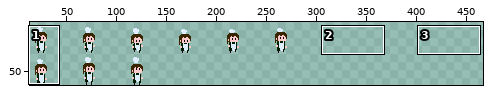
A pixel-art file gets an edit: HorrorNarrative/Assets/All/Aseprite/baker.aseprite. The picture above shows the old version from afar; the outline marks the close-up.
Close-up. Old version:
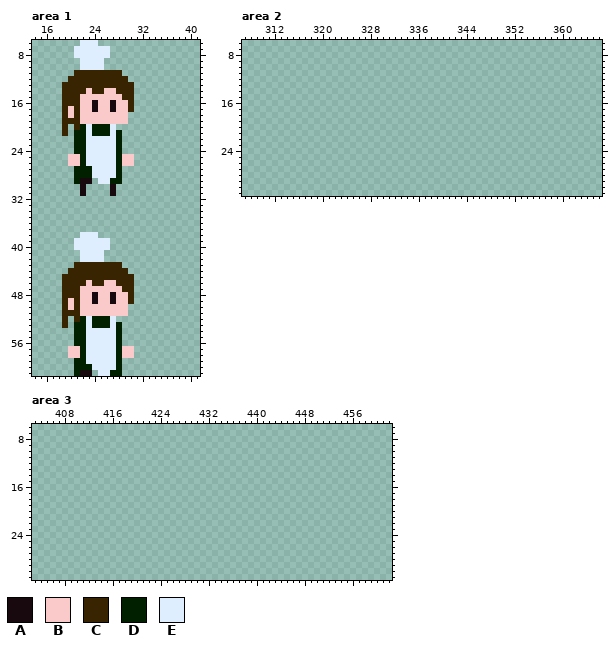
512x64 pixels, 1 frame. Shown: area 1: x 14..41, y 6..61; area 2: x 307..366, y 6..31; area 3: x 403..462, y 6..31. The wide view leaves out empty margins. The commit also changed other parts of the picture, which this record leaves out.
Palette (. is transparent): A #17090d  B #facaca  C #382400  D #002000  E #deeeff
Pixels before, area 1, first column x 19:
 6 ...EEE......
 7 ..EEEEEE....
 8 ..EEEEEE....
 9 ...EEEE.....
10 ...EEEE.....
11 ..CCCCCCCC..
12 .CCCCCCCCCC.
13 CCCCCCCCCCCC
14 CCCCBCCBBCCC
15 CCCBBBBBBBCC
16 CCCBBABBABBC
17 CBCBBABBABBC
18 CBCBBBBBBBB.
19 CCCBBBBBBBB.
20 C.CDEDDDE...
21 C.DDEDDDED..
22 ..DDEEEEED..
23 ..DDEEEEED..
24 ..DDEEEEED..
25 .BBDEEEEEDBB
26 .BBDEEEEEDBB
27 ..DDDEEEED..
28 ..DDDEEEED..
29 ..DAA.EEDD..
30 ...A....A...
31 ...A....A...
32 ............
33 ............
34 ............
35 ............
36 ............
37 ............
38 ...EEE......
39 ..EEEEEE....
40 ..EEEEEE....
41 ...EEEE.....
42 ...EEEE.....
43 ..CCCCCCCC..
44 .CCCCCCCCCC.
45 CCCCCCCCCCCC
46 CCCCBCCBBCCC
47 CCCBBBBBBBCC
48 CCCBBABBABBC
49 CBCBBABBABBC
50 CBCBBBBBBBB.
51 CCCBBBBBBBB.
52 C.CDEDDDE...
53 C.DDEDDDED..
54 ..DDEEEEED..
55 ..DDEEEEED..
56 ..DDEEEEED..
57 .BBDEEEEEDBB
58 .BBDEEEEEDBB
59 ..DDEEEEED..
60 ..DDDEEEED..
61 ..DAA.EEDD..
After:
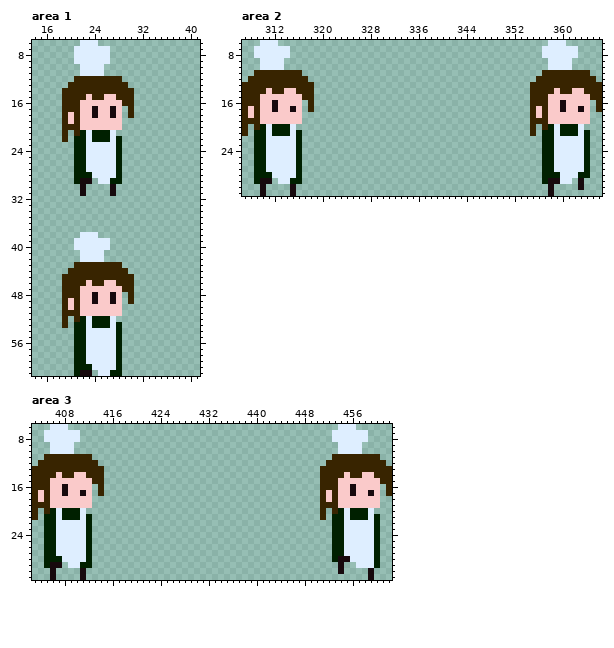
Edits made:
layer "Body" added
layer "Layer 1" removed
Area 1:
y 9: x 21 . -> E; x 26 . -> E
y 11: x 21..28 CCCCCCCC -> .EEEE...
y 12: x 20 C -> .; x 29 C -> .
y 13: x 19 C -> .; x 30 C -> .
y 14: x 23 B -> C; x 26..27 BB -> CC
y 15: x 22 B -> C; x 24..25 BB -> CC; x 28 B -> C
y 16: x 24 A -> B; x 27 A -> B; x 29 B -> C
y 17: x 20 B -> C; x 29 B -> .
y 18: x 24 B -> A; x 27 B -> A; x 29..30 B. -> .C
y 19: x 20 C -> B; x 29 B -> .
y 20: x 20 . -> C; x 22..28 DEDDDE. -> BBBBBBB
y 21: x 21 D -> C; x 28 D -> .
y 22: x 19 . -> C; x 24..26 EEE -> DDD
y 25..26: x 20..21 BB -> .D; x 29..30 BB -> ..
y 27: x 23 D -> E
y 48..51: x 29 B -> .
y 57..58: x 20..21 BB -> .D; x 29..30 BB -> ..
Area 2, layer "Body":
y 6: x 310..312 ... -> EEE; x 358..360 ... -> EEE
y 7..8: x 309..314 ...... -> EEEEEE; x 357..362 ...... -> EEEEEE
y 9..10: x 310..313 .... -> EEEE; x 358..361 .... -> EEEE
y 11: x 309..316 ........ -> CCCCCCCC; x 357..364 ........ -> CCCCCCCC
y 12: x 308..317 .......... -> CCCCCCCCCC; x 356..365 .......... -> CCCCCCCCCC
y 13: x 307..318 ............ -> CCCCCCCCCCCC; x 355..366 ............ -> CCCCCCCCCCCC
y 14: x 307..318 ............ -> CCCCBCCBBCCC; x 355..366 ............ -> CCCCBCCBBCCC
y 15: x 307..318 ............ -> CCCBBBBBBBCC; x 355..366 ............ -> CCCBBBBBBBCC
y 16: x 307..316 .......... -> CCCBBABBBB; x 318 . -> C; x 355..364 .......... -> CCCBBABBBB; x 366 . -> C
y 17: x 307..316 .......... -> CBCBBABBAB; x 318 . -> C; x 355..364 .......... -> CBCBBABBAB; x 366 . -> C
y 18: x 307..316 .......... -> CBCBBBBBBB; x 355..364 .......... -> CBCBBBBBBB
y 19: x 307..316 .......... -> CCCBBBBBBB; x 355..364 .......... -> CCCBBBBBBB
y 20: x 307 . -> C; x 309..315 ....... -> CDEDDDE; x 355 . -> C; x 357..363 ....... -> CDEDDDE
y 21: x 307 . -> C; x 309..316 ........ -> DDEDDDED; x 355 . -> C; x 357..364 ........ -> DDEDDDED
y 22..27: x 309..316 ........ -> DDEEEEED; x 357..364 ........ -> DDEEEEED
y 28: x 309..316 ........ -> DDDEEEED; x 357..364 ........ -> DDDEEEDD
y 29: x 309..311 ... -> DAA; x 313..316 .... -> EEDD; x 357..361 ..... -> DAAEE; x 363 . -> A
y 30: x 310 . -> A; x 315 . -> A; x 358 . -> A; x 363 . -> A
y 31: x 310 . -> A; x 315 . -> A; x 358 . -> A
Area 3, layer "Body":
y 6: x 406..408 ... -> EEE; x 454..456 ... -> EEE
y 7..8: x 405..410 ...... -> EEEEEE; x 453..458 ...... -> EEEEEE
y 9..10: x 406..409 .... -> EEEE; x 454..457 .... -> EEEE
y 11: x 405..412 ........ -> CCCCCCCC; x 453..460 ........ -> CCCCCCCC
y 12: x 404..413 .......... -> CCCCCCCCCC; x 452..461 .......... -> CCCCCCCCCC
y 13: x 403..414 ............ -> CCCCCCCCCCCC; x 451..462 ............ -> CCCCCCCCCCCC
y 14: x 403..414 ............ -> CCCCBCCBBCCC; x 451..462 ............ -> CCCCBCCBBCCC
y 15: x 403..414 ............ -> CCCBBBBBBBCC; x 451..462 ............ -> CCCBBBBBBBCC
y 16: x 403..412 .......... -> CCCBBABBBB; x 414 . -> C; x 451..460 .......... -> CCCBBABBBB; x 462 . -> C
y 17: x 403..412 .......... -> CBCBBABBAB; x 414 . -> C; x 451..460 .......... -> CBCBBABBAB; x 462 . -> C
y 18: x 403..412 .......... -> CBCBBBBBBB; x 451..460 .......... -> CBCBBBBBBB
y 19: x 403..412 .......... -> CCCBBBBBBB; x 451..460 .......... -> CCCBBBBBBB
y 20: x 403 . -> C; x 405..411 ....... -> CDEDDDE; x 451 . -> C; x 453..459 ....... -> CDEDDDE
y 21: x 403 . -> C; x 405..412 ........ -> DDEDDDED; x 451 . -> C; x 453..460 ........ -> DDEDDDED
y 22..27: x 405..412 ........ -> DDEEEEED; x 453..460 ........ -> DDEEEEED
y 28: x 405..412 ........ -> DDDEEEED; x 453..460 ........ -> DAAEEEED
y 29: x 405..407 ... -> DAA; x 409..412 .... -> EEDD; x 454 . -> A; x 457..460 .... -> EEED
y 30: x 406 . -> A; x 411 . -> A; x 454 . -> A; x 459 . -> A
y 31: x 406 . -> A; x 411 . -> A; x 459 . -> A
Where, in picture pixels (left, top, right, bottom), the same in both close-ups:
changed: (62, 58, 134, 172)
erased: (122, 292, 128, 316)
changed: (68, 346, 80, 358)
erased: (122, 346, 134, 358)
added: (242, 40, 314, 196)
added: (530, 40, 602, 196)
added: (32, 424, 104, 580)
added: (320, 424, 392, 580)
